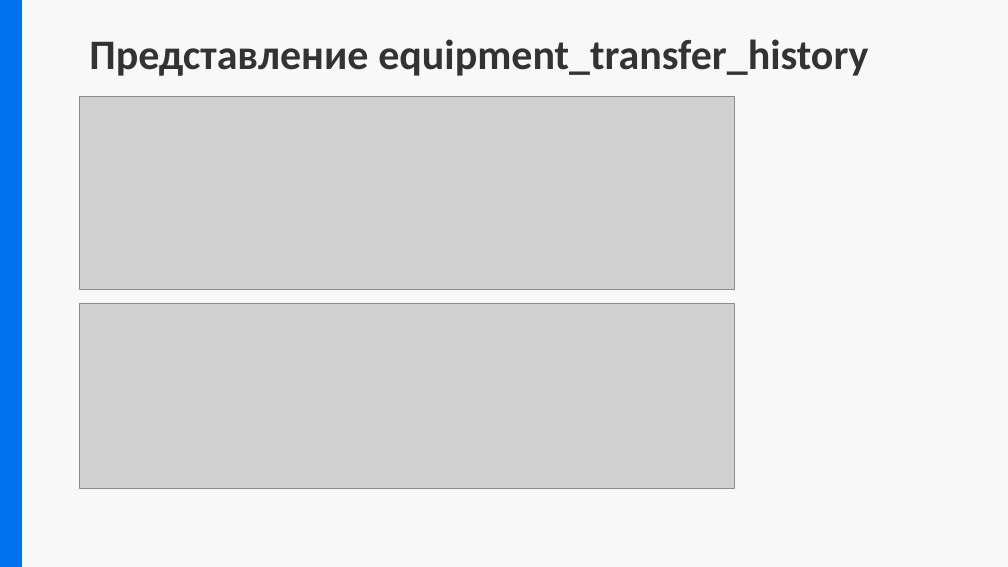
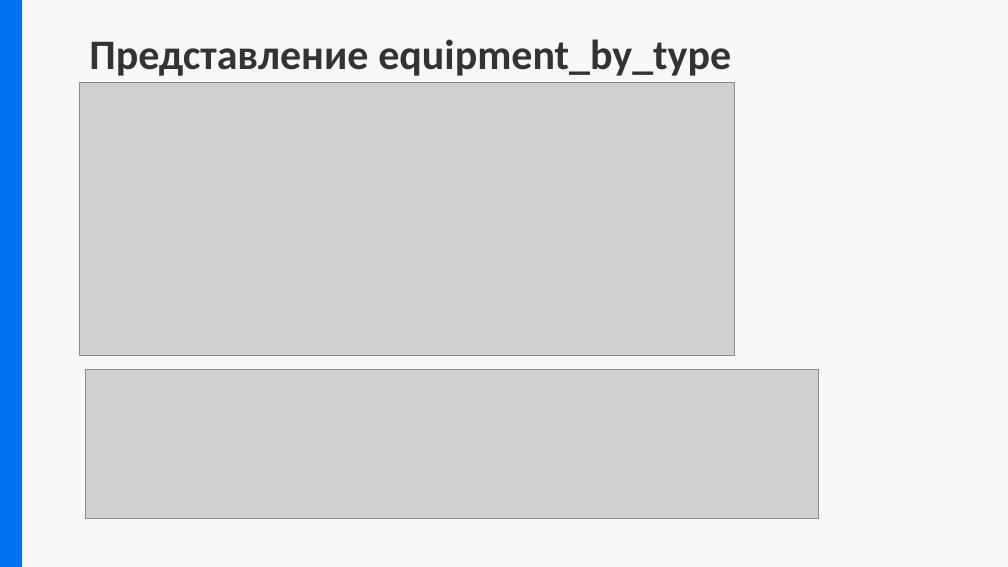
Before and after one commit to Comper123/MyCollege, a slide deck: slide 14 of docs/Предзащита.pptx (slide 13 before the commit). Drawn at 1008x567 pixels with LibreOffice and Linux fonts; fonts in the diff are those of the drawing; grey boxes stand for pictures. Boxes give left, top, right and bottom in pixels: in the first picture for what was removed or moved away, otherwise in the second. Text is boxed around its words. In the diff, an @@ line names an element or a change of style, - is before the commit and + after.

```diff
--- a/docs/Предзащита.pptx
+++ b/docs/Предзащита.pptx
@@ title at <box>89,39,731,76</box>: text changed @@
-Представление equipment_transfer_history
+Представление equipment_by_type
@@ picture: place and size @@
-picture at <box>80,97,735,289</box>
+picture at <box>80,83,735,356</box>
@@ picture: place and size @@
-picture at <box>80,303,735,488</box>
+picture at <box>86,369,818,518</box>
```
Also in this commit, not shown: 5 other slides changed, 2 slides added, 1 slide removed, 19 other files.
